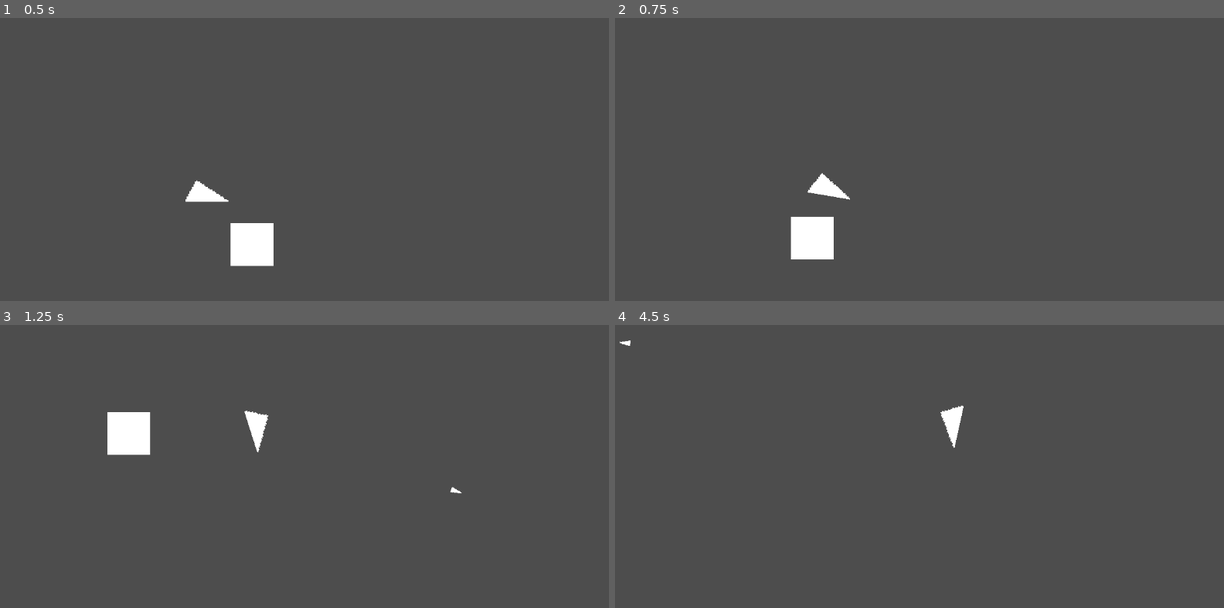
Above: before the commit, frames 1-4 (two rows, left to right).
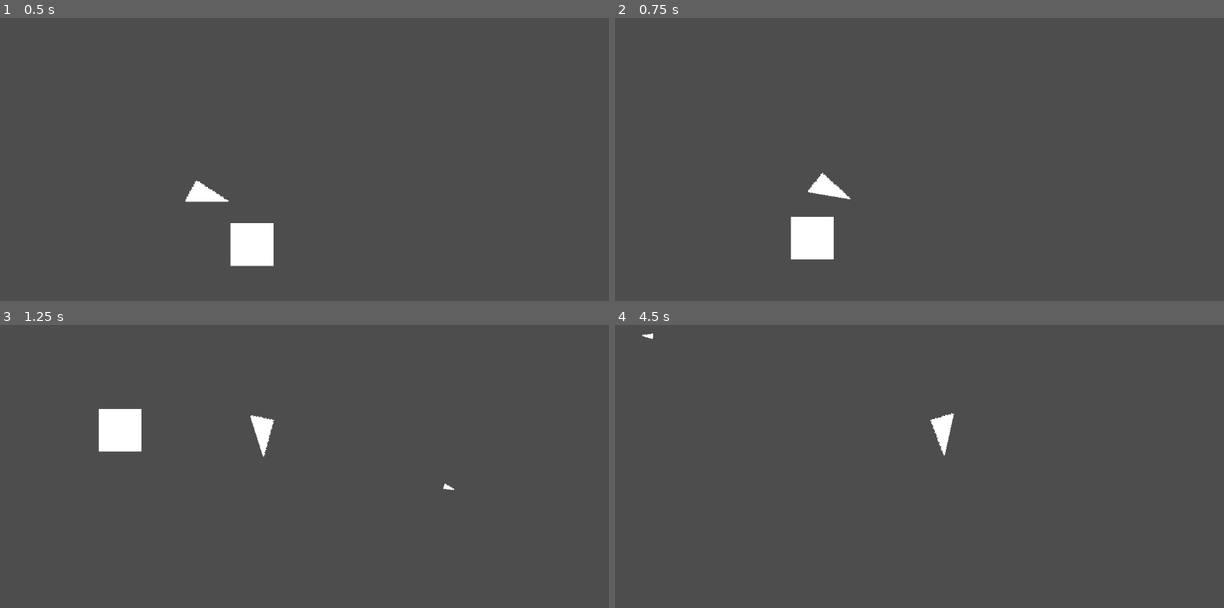
Above: after the commit, the same moments.

Repository: sirius-leaf/Jet-2D
Game: Godot game, scene res://Scenes/Main Scene/level.tscn
The game is run twice, just before and just after one commit, with the same random seed, the same clock (stepped at 60 frames per second) and the same inputs.
Inputs:
- Up to frame 1 (0.5 s): no input
- Up to frame 2 (0.75 s): tap Enter (ui_accept) at 0.5 s; hold Right (ui_right) from 0.53 s (still down); hold Z from 0.53 s (still down)
- Up to frame 3 (1.25 s): keep holding Right (ui_right); keep holding Z; tap Enter (ui_accept) at 0.77 s
- Up to frame 4 (4.5 s): release Right (ui_right) at 1.28 s; release Z at 1.28 s; hold Left (ui_left) 1.28-2.03 s; tap Z at 1.35, 2.85, 4.35 s; tap Enter (ui_accept) at 1.52, 3.02, 3.77 s; hold Z 2.03-2.78 s; hold Right (ui_right) 2.03-3.53 s; hold Z 3.53-4.28 s; hold Left (ui_left) from 3.53 s (still down)

Frame 1 is identical in both runs. In frame 2, less than 0.1% of the frame differs, in the area x 31-39%, y 54-65%; in frame 3, 0.9%, in the area x 16-76%, y 29-60%; in frame 4, 0.5%.

Commit message:
player speed control

Diff:
--- a/Scenes/Object Scene/player.tscn
+++ b/Scenes/Object Scene/player.tscn
@@ -18,7 +18,6 @@
 texture = ExtResource("1_ert1w")
 
 [node name="CollisionShape2D" type="CollisionShape2D" parent="."]
-position = Vector2(-1, 1)
 shape = SubResource("RectangleShape2D_axwtd")
 
 [node name="Timer" type="Timer" parent="."]
--- a/Script/player.gd
+++ b/Script/player.gd
@@ -9,14 +9,22 @@
 @onready var sprite = $Sprite2D
 
 var rng = RandomNumberGenerator.new()
+var currentMoveSpeed: float = 1000.0
 
 func _ready():
 	rng.randomize()
 
 func _process(delta):
+	# rotate player
 	var direction = Input.get_axis("ui_left", "ui_right")
 	if direction:
 		apply_torque(rotateSpeed * direction)
+
+	# player speed control
+	if Input.is_key_pressed(KEY_Z):
+		currentMoveSpeed = clamp(currentMoveSpeed + 500.0 * delta, 1000.0, 2000.0)
+	else:
+		currentMoveSpeed = clamp(currentMoveSpeed - 1000.0 * delta, 1000.0, 2000.0)
 
 	if rotation_degrees < -90.0 or rotation_degrees > 90.0:
 		sprite.flip_v = true
@@ -26,7 +34,7 @@
 		$Marker2D.position.y = 8
 
 func _physics_process(delta):
-	apply_central_force(Vector2(cos(deg_to_rad(rotation_degrees)) * moveSpeed, sin(deg_to_rad(rotation_degrees)) * moveSpeed))
+	apply_central_force(Vector2(cos(deg_to_rad(rotation_degrees)) * currentMoveSpeed, sin(deg_to_rad(rotation_degrees)) * currentMoveSpeed))
 
 func _on_timer_timeout():
 	if Input.is_action_pressed("ui_accept"):
